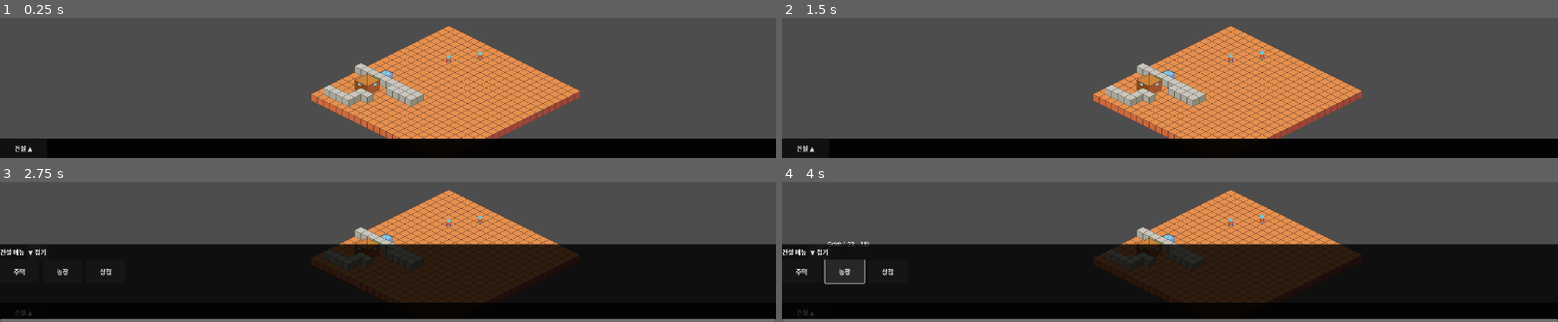
Above: before the commit, frames 1-4 (two rows, left to right).
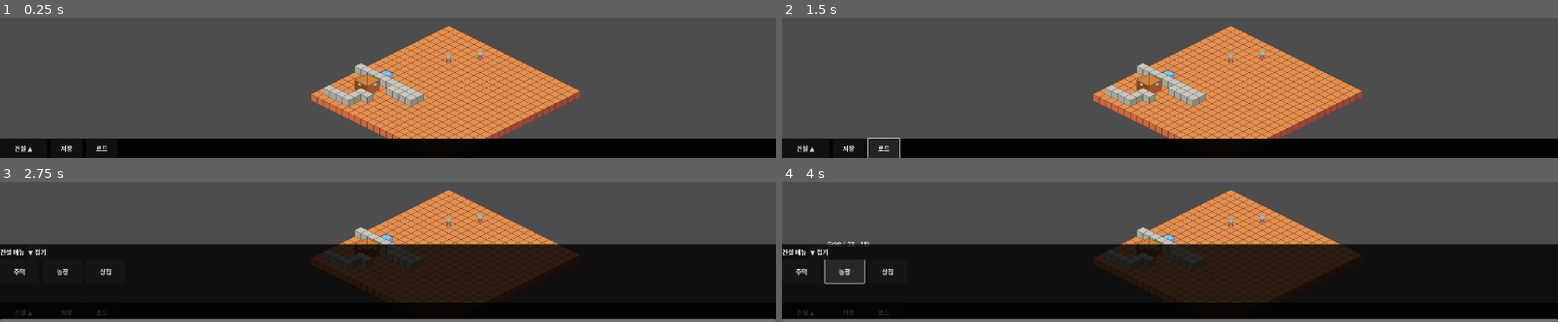
Above: after the commit, the same moments.

Repository: udonguk/godot_isometric_strategy_framework
Game: Godot game, scene res://scenes/main.tscn
Two runs of this game, one before a commit and one after it. Both use one fixed random seed, a clock stepped at 60 frames per second and the inputs below.
Inputs (mouse positions are in pixels of both pictures, inside the frame that each line leads up to):
- Up to frame 1 (0.25 s): no input
- Up to frame 2 (1.5 s): click (851, 148) at 0.5 s, where only the run after the commit has a clickable "저장"; click (882, 148) at 1.25 s, where only the run after the commit has a clickable "로드"
- Up to frame 3 (2.75 s): click "건설 ▲" at 2 s
- Up to frame 4 (4 s): click "주택" at 2.75 s; click "농장" at 3.5 s

The runs differ from the first frame. In frame 1, less than 0.1% of the frame differs, in the area x 7-14%, y 91-96%; in frame 2, 0.7%, in the area x 7-63%, y 23-100%; in frame 3, less than 0.1%; in frame 4, less than 0.1%.

Commit message:
feat: 저장/로드 시스템 구현 (Sprint 06)
- SaveManager Autoload 싱글톤 추가 (JSON 기반 직렬화)
- BuildingManager.serialize/deserialize() 구현
- UnitEntity "units" 그룹 등록 및 유닛 직렬화
- 카메라 상태 저장/복원
- ConstructionMenu에 저장/로드 UI 버튼 추가
- Navigation baking 중복 호출 방지 (bake_finished 시그널)
- 슬롯 시스템 및 자동 저장 타이머 지원

Co-Authored-By: Claude Opus 4.5 <noreply@anthropic.com>

Diff:
--- a/project.godot
+++ b/project.godot
@@ -23,6 +23,7 @@
 InputManager="*res://scripts/managers/input_manager.gd"
 BuildingDatabase="*res://scripts/config/building_database.gd"
 BuildingManager="*res://scripts/managers/building_manager.gd"
+SaveManager="*res://scripts/managers/save_manager.gd"
 
 [display]
 
@@ -31,10 +32,6 @@
 window/size/window_width_override=1920
 window/size/window_height_override=1080
 window/stretch/mode="viewport"
-
-[editor_plugins]
-
-enabled=PackedStringArray("res://addons/gut/plugin.cfg")
 
 [layer_names]
 
--- a/scenes/ui/construction_menu.tscn
+++ b/scenes/ui/construction_menu.tscn
@@ -27,6 +27,20 @@
 offset_right = 120.0
 offset_bottom = 50.0
 text = "건설 ▲"
+
+[node name="SaveButton" type="Button" parent="CollapsedBar"]
+layout_mode = 0
+offset_left = 130.0
+offset_right = 210.0
+offset_bottom = 50.0
+text = "저장"
+
+[node name="LoadButton" type="Button" parent="CollapsedBar"]
+layout_mode = 0
+offset_left = 220.0
+offset_right = 300.0
+offset_bottom = 50.0
+text = "로드"
 
 [node name="ExpandedPanel" type="Panel" parent="."]
 visible = false
--- a/scripts/config/building_database.gd
+++ b/scripts/config/building_database.gd
@@ -16,6 +16,14 @@
 			return building
 	return null
 
+
+# 이름으로 건물 찾기 (저장/로드용)
+func get_building(name: String) -> BuildingData:
+	for building in BUILDINGS:
+		if building.entity_name == name:
+			return building
+	return null
+
 # 카테고리별 건물 목록
 func get_buildings_by_category(category: BuildingData.BuildingCategory) -> Array[BuildingData]:
 	var result: Array[BuildingData] = []
--- a/scripts/entity/unit_entity.gd
+++ b/scripts/entity/unit_entity.gd
@@ -64,6 +64,9 @@
 # ============================================================
 
 func _ready():
+	# 그룹 등록 (SaveManager에서 유닛 조회용)
+	add_to_group("units")
+
 	# NavigationAgent2D 설정
 	nav_agent.path_desired_distance = 4.0
 	nav_agent.target_desired_distance = 4.0
--- a/scripts/managers/building_manager.gd
+++ b/scripts/managers/building_manager.gd
@@ -54,6 +54,10 @@
 
 ## NavigationRegion2D 참조 (건물 배치 시 자동 bake용)
 var navigation_region: NavigationRegion2D = null
+
+## Navigation baking 상태 플래그 (중복 호출 방지)
+var _is_navigation_baking: bool = false
+var _navigation_bake_pending: bool = false
 
 
 # ============================================================
@@ -179,8 +183,9 @@
 ## 특정 그리드 위치에 건물 생성
 ## grid_pos: 그리드 좌표
 ## building_data: (선택) BuildingData Resource - 제공 시 initialize() 호출
+## skip_navigation_bake: (선택) true면 Navigation bake 건너뜀 (대량 생성 시 사용)
 ## 반환값: 생성된 BuildingEntity 인스턴스 (실패 시 null)
-func create_building(grid_pos: Vector2i, building_data: BuildingData = null) -> Node2D:
+func create_building(grid_pos: Vector2i, building_data: BuildingData = null, skip_navigation_bake: bool = false) -> Node2D:
 	# 1. 부모 노드가 설정되지 않았으면 에러
 	assert(buildings_parent != null, "[BuildingManager] initialize()를 먼저 호출하세요")
 
@@ -232,7 +237,8 @@
 		print("[BuildingManager] 건물 생성: Grid ", grid_pos, " → World ", world_pos)
 
 	# 9. ⭐ Navigation 자동 bake (건물이 장애물로 등록됨)
-	_bake_navigation_async()
+	if not skip_navigation_bake:
+		_bake_navigation_async()
 
 	return building
 
@@ -431,16 +437,121 @@
 ##
 ## NavigationRegion2D가 Static Colliders 방식으로 장애물을 감지하므로
 ## 건물의 StaticBody2D가 씬 트리에 추가된 후 bake해야 함
+##
+## 중복 호출 방지: baking 중이면 pending 플래그만 설정하고 건너뜀
 func _bake_navigation_async() -> void:
 	if not navigation_region:
 		return  # NavigationRegion2D가 없으면 skip
 
+	# 이미 baking 중이면 pending 플래그 설정하고 건너뜀
+	if _is_navigation_baking:
+		_navigation_bake_pending = true
+		return
+
+	_is_navigation_baking = true
+
+	# bake_finished 시그널 연결 (일회성)
+	if not navigation_region.bake_finished.is_connected(_on_navigation_bake_finished):
+		navigation_region.bake_finished.connect(_on_navigation_bake_finished)
+
 	# StaticBody2D가 물리 서버에 등록될 때까지 1 프레임 대기
 	await get_tree().physics_frame
 
-	# Navigation Mesh 갱신
+	# Navigation Mesh 갱신 (비동기 - bake_finished 시그널로 완료 감지)
 	navigation_region.bake_navigation_polygon()
-	print("[BuildingManager] Navigation 자동 bake 완료")
+	print("[BuildingManager] Navigation bake 시작...")
+
+
+## Navigation bake 완료 콜백
+func _on_navigation_bake_finished() -> void:
+	print("[BuildingManager] Navigation bake 완료")
+	_is_navigation_baking = false
+
+	# pending 요청이 있으면 다시 bake
+	if _navigation_bake_pending:
+		_navigation_bake_pending = false
+		_bake_navigation_async()
+
+
+# ============================================================
+# 직렬화 (Serialization) - 저장/로드용
+# ============================================================
+
+## 건물 데이터를 직렬화 (저장용)
+##
+## @return: {"buildings": [{type, grid_pos}, ...]} 형태의 Dictionary
+func serialize() -> Dictionary:
+	var buildings_data: Array = []
+
+	# grid_buildings에서 고유한 건물만 추출 (여러 타일을 차지하는 건물 중복 방지)
+	var processed_buildings: Array = []
+
+	for grid_pos in grid_buildings.keys():
+		var building = grid_buildings[grid_pos]
+
+		# null 체크 (기존 타일 동기화된 것은 skip)
+		if building == null:
+			continue
+
+		# 이미 처리된 건물이면 skip
+		if building in processed_buildings:
+			continue
+
+		processed_buildings.append(building)
+
+		# 건물 데이터 추출
+		if building.data:
+			buildings_data.append({
+				"type": building.data.entity_name,
+				"grid_pos": {"x": building.grid_position.x, "y": building.grid_position.y}
+			})
+
+	return {"buildings": buildings_data}
+
+
+## 직렬화된 데이터로 건물 복원 (로드용)
+##
+## @param data: serialize()가 반환한 형태의 Dictionary
+func deserialize(data: Dictionary) -> void:
+	# 기존 동적 생성된 건물만 제거 (grid_buildings에서 null이 아닌 것들)
+	var buildings_to_remove: Array = []
+	for grid_pos in grid_buildings.keys():
+		var building = grid_buildings[grid_pos]
+		if building != null and building not in buildings_to_remove:
+			buildings_to_remove.append(building)
+
+	for building in buildings_to_remove:
+		building.queue_free()
+
+	# 동적 생성된 건물 키만 제거 (기존 타일 동기화된 것은 유지)
+	var keys_to_remove: Array = []
+	for grid_pos in grid_buildings.keys():
+		if grid_buildings[grid_pos] != null:
+			keys_to_remove.append(grid_pos)
+
+	for key in keys_to_remove:
+		grid_buildings.erase(key)
+
+	# 새 건물 복원
+	var buildings_data = data.get("buildings", [])
+
+	for building_info in buildings_data:
+		var type_name: String = building_info.get("type", "")
+		var pos_data = building_info.get("grid_pos", {})
+		var grid_pos = Vector2i(pos_data.get("x", 0), pos_data.get("y", 0))
+
+		# BuildingDatabase에서 BuildingData 조회
+		var building_data = BuildingDatabase.get_building(type_name)
+		if building_data:
+			# Navigation bake 건너뜀 (마지막에 한 번만 실행)
+			create_building(grid_pos, building_data, true)
+		else:
+			push_warning("[BuildingManager] 알 수 없는 건물 타입: ", type_name)
+
+	# 모든 건물 복원 후 Navigation 한 번만 bake
+	_bake_navigation_async()
+
+	print("[BuildingManager] 건물 복원 완료: %d개" % buildings_data.size())
 
 
 # ============================================================
--- /dev/null
+++ b/scripts/managers/save_manager.gd
@@ -0,0 +1,547 @@
+extends Node
+class_name SaveManagerClass
+
+## 저장 시스템 매니저
+##
+## FileAccess + JSON 기반으로 게임 상태를 저장/로드합니다.
+##
+## SOLID 원칙:
+## - Single Responsibility: 저장/로드 작업만 담당
+## - 각 매니저의 serialize/deserialize는 해당 매니저가 담당
+
+# ============================================================
+# 상수
+# ============================================================
+
+## 저장 파일 디렉토리 경로
+const SAVE_DIR: String = "user://saves/"
+
+## 저장 파일 확장자
+const SAVE_EXTENSION: String = ".save"
+
+## 저장 파일 버전 (호환성 체크용)
+const VERSION: String = "1.0.0"
+
+## 최대 저장 슬롯 수
+const MAX_SLOTS: int = 3
+
+## 자동 저장 간격 (초)
+const AUTOSAVE_INTERVAL: float = 600.0  # 10분
+
+
+# ============================================================
+# 시그널
+# ============================================================
+
+## 게임 저장 완료 시 발생
+signal game_saved(slot: int)
+
+## 게임 로드 완료 시 발생
+signal game_loaded(slot: int)
+
+## 저장 실패 시 발생
+signal save_failed(reason: String)
+
+## 로드 실패 시 발생
+signal load_failed(reason: String)
+
+## 저장 파일 삭제 시 발생
+signal save_deleted(slot: int)
+
+
+# ============================================================
+# 빠른 저장/자동 저장 상태 (Task 4)
+# ============================================================
+
+## 빠른 저장 슬롯 (기본값: 1)
+var quick_save_slot: int = 1
+
+## 자동 저장 타이머
+var autosave_timer: Timer = null
+
+## 자동 저장 활성화 여부
+var autosave_enabled: bool = true
+
+
+# ============================================================
+# 생명주기
+# ============================================================
+
+func _ready() -> void:
+	_ensure_save_directory()
+	_setup_autosave_timer()
+	print("[SaveManager] 초기화 완료")
+	print("[SaveManager] 저장 경로: ", SAVE_DIR)
+
+
+# ============================================================
+# 저장 디렉토리 관리 (Task 1.2)
+# ============================================================
+
+## 저장 디렉토리가 존재하는지 확인하고, 없으면 생성
+func _ensure_save_directory() -> void:
+	if not DirAccess.dir_exists_absolute(SAVE_DIR):
+		var error = DirAccess.make_dir_recursive_absolute(SAVE_DIR)
+		if error == OK:
+			print("[SaveManager] 저장 디렉토리 생성: ", SAVE_DIR)
+		else:
+			push_error("[SaveManager] 저장 디렉토리 생성 실패: ", error)
+
+
+## 슬롯별 저장 파일 경로 반환
+## @param slot: 슬롯 번호 (1 ~ MAX_SLOTS)
+## @return: 저장 파일 전체 경로
+func get_save_path(slot: int) -> String:
+	return SAVE_DIR + "slot_%d%s" % [slot, SAVE_EXTENSION]
+
+
+## 자동 저장 파일 경로 반환
+func get_autosave_path() -> String:
+	return SAVE_DIR + "autosave" + SAVE_EXTENSION
+
+
+## 슬롯에 저장 파일이 있는지 확인
+func has_save(slot: int) -> bool:
+	return FileAccess.file_exists(get_save_path(slot))
+
+
+## 자동 저장 파일이 있는지 확인
+func has_autosave() -> bool:
+	return FileAccess.file_exists(get_autosave_path())
+
+
+# ============================================================
+# JSON 저장/로드 (Task 1.3)
+# ============================================================
+
+## JSON 데이터를 파일로 저장 (내부 헬퍼)
+## @param path: 저장 파일 경로
+## @param data: 저장할 Dictionary 데이터
+## @return: 저장 성공 여부
+func _save_json(path: String, data: Dictionary) -> bool:
+	print("[SaveManager] _save_json() 호출 - 경로: %s" % path)
+
+	var json_string = JSON.stringify(data, "\t")  # 들여쓰기로 가독성 향상
+	print("[SaveManager] JSON 문자열 길이: %d bytes" % json_string.length())
+
+	var file = FileAccess.open(path, FileAccess.WRITE)
+	if file == null:
+		var error = FileAccess.get_open_error()
+		push_error("[SaveManager] 파일 열기 실패: %s (에러코드: %d)" % [path, error])
+		return false
+
+	file.store_string(json_string)
+	file.close()
+	print("[SaveManager] 파일 저장 완료")
+	return true
+
+
+## 파일에서 JSON 데이터 로드 (내부 헬퍼)
+## @param path: 로드할 파일 경로
+## @return: 로드된 Dictionary (실패 시 빈 Dictionary)
+func _load_json(path: String) -> Dictionary:
+	if not FileAccess.file_exists(path):
+		push_warning("[SaveManager] 파일이 존재하지 않음: ", path)
+		return {}
+
+	var file = FileAccess.open(path, FileAccess.READ)
+	if file == null:
+		var error = FileAccess.get_open_error()
+		push_error("[SaveManager] 파일 열기 실패: %s (에러: %s)" % [path, error])
+		return {}
+
+	var json_string = file.get_as_text()
+	file.close()
+
+	var result = JSON.parse_string(json_string)
+	if result == null:
+		push_error("[SaveManager] JSON 파싱 실패: ", path)
+		return {}
+
+	return result
+
+
+# ============================================================
+# 의존성 (Task 2.4)
+# ============================================================
+
+## 유닛 부모 노드 (로드 시 유닛 생성 위치)
+var units_parent: Node2D = null
+
+## UnitEntity 씬 참조 (preload)
+const UnitEntityScene = preload("res://scenes/entitys/unit_entity.tscn")
+
+
+## SaveManager 초기화 (main.gd에서 호출)
+## @param unit_parent: 유닛을 생성할 부모 노드
+func initialize(unit_parent: Node2D) -> void:
+	units_parent = unit_parent
+	print("[SaveManager] 유닛 부모 노드 설정: ", unit_parent.name if unit_parent else "null")
+
+
+# ============================================================
+# 유닛 직렬화 (Task 2.2)
+# ============================================================
+
+## 유닛 데이터 직렬화
+## @return: [{grid_pos, direction, state}, ...] 형태의 Array
+func _serialize_units() -> Array:
+	var units_data: Array = []
+
+	var units = get_tree().get_nodes_in_group("units")
+	for unit in units:
+		if unit is UnitEntity:
+			units_data.append({
+				"grid_pos": {"x": unit.grid_position.x, "y": unit.grid_position.y},
+				"direction": unit.current_direction,
+				"state": unit.current_state
+			})
+
+	return units_data
+
+
+## 유닛 데이터 복원 (동기 방식)
+## @param units_data: _serialize_units()가 반환한 형태의 Array
+## @param parent_node: 유닛을 추가할 부모 노드
+func _deserialize_units(units_data: Array, parent_node: Node2D) -> void:
+	# 선택 해제 (삭제될 유닛 참조 방지)
+	SelectionManager.deselect_all()
+
+	# 기존 유닛 모두 제거
+	var existing_units = get_tree().get_nodes_in_group("units")
+	for unit in existing_units:
+		unit.queue_free()
+
+	# 새 유닛 생성 (queue_free와 충돌 없음 - 다른 인스턴스)
+	for unit_info in units_data:
+		var pos_data = unit_info.get("grid_pos", {})
+		var grid_pos = Vector2i(pos_data.get("x", 0), pos_data.get("y", 0))
+		var direction = unit_info.get("direction", 0)
+
+		# 유닛 생성
+		var unit = UnitEntityScene.instantiate()
+		unit.grid_position = grid_pos
+		unit.position = GridSystem.grid_to_world(grid_pos)
+		unit.current_direction = direction
+
+		parent_node.add_child(unit)
+
+		# 유닛 그룹 등록 (UnitEntity._ready에서 처리되지만 명시적으로)
+		if not unit.is_in_group("units"):
+			unit.add_to_group("units")
+
+	print("[SaveManager] 유닛 복원 완료: %d개" % units_data.size())
+
+
+# ============================================================
+# 카메라 직렬화 (Task 2.3)
+# ============================================================
+
+## 카메라 데이터 직렬화
+## @return: {position, zoom} 형태의 Dictionary
+func _serialize_camera() -> Dictionary:
+	var camera = get_viewport().get_camera_2d()
+	if camera:
+		return {
+			"position": {"x": camera.global_position.x, "y": camera.global_position.y},
+			"zoom": {"x": camera.zoom.x, "y": camera.zoom.y}
+		}
+	return {}
+
+
+## 카메라 데이터 복원
+## @param camera_data: _serialize_camera()가 반환한 형태의 Dictionary
+func _deserialize_camera(camera_data: Dictionary) -> void:
+	var camera = get_viewport().get_camera_2d()
+	if camera and not camera_data.is_empty():
+		var pos_data = camera_data.get("position", {})
+		camera.global_position = Vector2(pos_data.get("x", 0), pos_data.get("y", 0))
+
+		var zoom_data = camera_data.get("zoom", {"x": 1, "y": 1})
+		camera.zoom = Vector2(zoom_data.get("x", 1), zoom_data.get("y", 1))
+
+		print("[SaveManager] 카메라 복원 완료")
+
+
+# ============================================================
+# 통합 저장/로드 (Task 2.4)
+# ============================================================
+
+## 게임 저장
+## @param slot: 저장 슬롯 번호 (1 ~ MAX_SLOTS)
+## @return: 저장 성공 여부
+func save_game(slot: int) -> bool:
+	print("[SaveManager] === save_game() 시작 (슬롯: %d) ===" % slot)
+
+	_ensure_save_directory()
+
+	# 전체 게임 상태 수집
+	var buildings_data = BuildingManager.serialize().get("buildings", [])
+	var units_data = _serialize_units()
+	var camera_data = _serialize_camera()
+
+	print("[SaveManager] 수집된 데이터:")
+	print("[SaveManager]   - 건물: %d개" % buildings_data.size())
+	print("[SaveManager]   - 유닛: %d개" % units_data.size())
+	print("[SaveManager]   - 카메라: %s" % str(camera_data))
+
+	var save_data: Dictionary = {
+		"version": VERSION,
+		"timestamp": Time.get_unix_time_from_system(),
+		"game_state": {
+			"buildings": buildings_data,
+			"units": units_data,
+			"camera": camera_data
+		}
+	}
+
+	# JSON 저장
+	var path = get_save_path(slot)
+	print("[SaveManager] 저장 경로: %s" % path)
+
+	# 실제 파일 시스템 경로 출력
+	var global_path = ProjectSettings.globalize_path(path)
+	print("[SaveManager] 실제 파일 경로: %s" % global_path)
+
+	if _save_json(path, save_data):
+		game_saved.emit(slot)
+		print("[SaveManager] ✅ 게임 저장 성공!")
+		return true
+	else:
+		save_failed.emit("파일 저장 실패")
+		print("[SaveManager] ❌ 게임 저장 실패!")
+		return false
+
+
+## 게임 로드
+## @param slot: 로드할 슬롯 번호 (1 ~ MAX_SLOTS)
+## @return: 로드 성공 여부
+func load_game(slot: int) -> bool:
+	var path = get_save_path(slot)
+	var save_data = _load_json(path)
+
+	if save_data.is_empty():
+		load_failed.emit("저장 파일이 없거나 손상됨")
+		return false
+
+	# 버전 호환성 체크
+	var saved_version = save_data.get("version", "0.0.0")
+	if saved_version != VERSION:
+		push_warning("[SaveManager] 버전 불일치: saved=%s, current=%s" % [saved_version, VERSION])
+
+	# 게임 상태 복원
+	var game_state = save_data.get("game_state", {})
+
+	# 건물 복원
+	BuildingManager.deserialize({"buildings": game_state.get("buildings", [])})
+
+	# 유닛 복원
+	if units_parent:
+		_deserialize_units(game_state.get("units", []), units_parent)
+	else:
+		push_warning("[SaveManager] 유닛 부모 노드가 설정되지 않음. initialize()를 호출하세요.")
+
+	# 카메라 복원
+	_deserialize_camera(game_state.get("camera", {}))
+
+	game_loaded.emit(slot)
+	print("[SaveManager] 게임 로드 완료: ", path)
+	return true
+
+
+# ============================================================
+# 슬롯 정보 조회 (Task 3.1)
+# ============================================================
+
+## 슬롯의 저장 정보 조회 (메타데이터만)
+## @param slot: 슬롯 번호 (1 ~ MAX_SLOTS)
+## @return: {exists, version, timestamp, building_count, unit_count} 형태의 Dictionary
+func get_save_info(slot: int) -> Dictionary:
+	var path = get_save_path(slot)
+
+	if not FileAccess.file_exists(path):
+		return {"exists": false}
+
+	var save_data = _load_json(path)
+	if save_data.is_empty():
+		return {"exists": false, "corrupted": true}
+
+	var game_state = save_data.get("game_state", {})
+
+	return {
+		"exists": true,
+		"version": save_data.get("version", "unknown"),
+		"timestamp": save_data.get("timestamp", 0),
+		"building_count": game_state.get("buildings", []).size(),
+		"unit_count": game_state.get("units", []).size()
+	}
+
+
+## 모든 슬롯의 저장 정보 조회
+## @return: [{slot, info}, ...] 형태의 Array
+func get_all_saves_info() -> Array:
+	var infos: Array = []
+
+	# 일반 슬롯 정보 수집
+	for i in range(1, MAX_SLOTS + 1):
+		infos.append({"slot": i, "info": get_save_info(i)})
+
+	# 자동 저장 정보 추가 (slot = 0)
+	var autosave_path = get_autosave_path()
+	if FileAccess.file_exists(autosave_path):
+		var autosave_data = _load_json(autosave_path)
+		if not autosave_data.is_empty():
+			var game_state = autosave_data.get("game_state", {})
+			infos.append({
+				"slot": 0,  # 0 = autosave
+				"info": {
+					"exists": true,
+					"version": autosave_data.get("version", "unknown"),
+					"timestamp": autosave_data.get("timestamp", 0),
+					"building_count": game_state.get("buildings", []).size(),
+					"unit_count": game_state.get("units", []).size()
+				}
+			})
+	else:
+		infos.append({"slot": 0, "info": {"exists": false}})
+
+	return infos
+
+
+# ============================================================
+# 저장 파일 삭제 (Task 3.2)
+# ============================================================
+
+## 저장 파일 삭제
+## @param slot: 삭제할 슬롯 번호 (1 ~ MAX_SLOTS)
+## @return: 삭제 성공 여부
+func delete_save(slot: int) -> bool:
+	var path = get_save_path(slot)
+
+	if not FileAccess.file_exists(path):
+		push_warning("[SaveManager] 삭제할 파일이 없음: ", path)
+		return false
+
+	var error = DirAccess.remove_absolute(path)
+	if error == OK:
+		save_deleted.emit(slot)
+		print("[SaveManager] 저장 파일 삭제: ", path)
+		return true
+	else:
+		push_error("[SaveManager] 파일 삭제 실패: %s (에러: %s)" % [path, error])
+		return false
+
+
+## 자동 저장 파일 삭제
+## @return: 삭제 성공 여부
+func delete_autosave() -> bool:
+	var path = get_autosave_path()
+
+	if not FileAccess.file_exists(path):
+		push_warning("[SaveManager] 삭제할 자동 저장 파일이 없음")
+		return false
+
+	var error = DirAccess.remove_absolute(path)
+	if error == OK:
+		save_deleted.emit(0)  # 0 = autosave
+		print("[SaveManager] 자동 저장 파일 삭제: ", path)
+		return true
+	else:
+		push_error("[SaveManager] 자동 저장 파일 삭제 실패: ", error)
+		return false
+
+
+# ============================================================
+# 빠른 저장/로드 (Task 4.1)
+# ============================================================
+
+## 빠른 저장 (F5)
+func quick_save() -> void:
+	print("[SaveManager] 빠른 저장 시작... (슬롯 %d)" % quick_save_slot)
+	save_game(quick_save_slot)
+
+
+## 빠른 로드 (F8)
+func quick_load() -> void:
+	print("[SaveManager] 빠른 로드 시작... (슬롯 %d)" % quick_save_slot)
+	load_game(quick_save_slot)
+
+
+# ============================================================
+# 자동 저장 (Task 4.2)
+# ============================================================
+
+## 자동 저장 타이머 설정
+func _setup_autosave_timer() -> void:
+	autosave_timer = Timer.new()
+	autosave_timer.wait_time = AUTOSAVE_INTERVAL
+	autosave_timer.one_shot = false
+	autosave_timer.timeout.connect(_on_autosave_timer_timeout)
+	add_child(autosave_timer)
+
+	if autosave_enabled:
+		autosave_timer.start()
+		print("[SaveManager] 자동 저장 활성화 (간격: %.0f초)" % AUTOSAVE_INTERVAL)
+
+
+## 자동 저장 타이머 타임아웃 콜백
+func _on_autosave_timer_timeout() -> void:
+	if autosave_enabled:
+		autosave()
+
+
+## 자동 저장 실행
+## @return: 저장 성공 여부
+func autosave() -> bool:
+	_ensure_save_directory()
+
+	var save_data: Dictionary = {
+		"version": VERSION,
+		"timestamp": Time.get_unix_time_from_system(),
+		"game_state": {
+			"buildings": BuildingManager.serialize().get("buildings", []),
+			"units": _serialize_units(),
+			"camera": _serialize_camera()
+		}
+	}
+
+	var path = get_autosave_path()
+	if _save_json(path, save_data):
+		print("[SaveManager] 자동 저장 완료: ", path)
+		return true
+	return false
+
+
+## 자동 저장 파일 로드
+## @return: 로드 성공 여부
+func load_autosave() -> bool:
+	var path = get_autosave_path()
+	var save_data = _load_json(path)
+
+	if save_data.is_empty():
+		load_failed.emit("자동 저장 파일이 없거나 손상됨")
+		return false
+
+	# 게임 상태 복원
+	var game_state = save_data.get("game_state", {})
+
+	BuildingManager.deserialize({"buildings": game_state.get("buildings", [])})
+
+	if units_parent:
+		_deserialize_units(game_state.get("units", []), units_parent)
+
+	_deserialize_camera(game_state.get("camera", {}))
+
+	print("[SaveManager] 자동 저장 로드 완료")
+	return true
+
+
+## 자동 저장 활성화/비활성화
+## @param enabled: 활성화 여부
+func set_autosave_enabled(enabled: bool) -> void:
+	autosave_enabled = enabled
+	if enabled:
+		autosave_timer.start()
+	else:
+		autosave_timer.stop()
+	print("[SaveManager] 자동 저장: ", "활성화" if enabled else "비활성화")
--- a/scripts/maps/test_map.gd
+++ b/scripts/maps/test_map.gd
@@ -131,7 +131,10 @@
 	# 5단계: 기존 건물 동기화 (GridSystem을 통해 structures_layer 조회)
 	BuildingManager.sync_existing_structures()
 
-	# 6단계: 건설 미리보기 설정
+	# 6단계: SaveManager 초기화 (유닛 부모 노드 전달)
+	SaveManager.initialize(entities_container)
+
+	# 7단계: 건설 미리보기 설정
 	_setup_building_preview()
 
 
--- a/scripts/ui/construction_menu.gd
+++ b/scripts/ui/construction_menu.gd
@@ -21,6 +21,8 @@
 @onready var expanded_panel: Panel = $ExpandedPanel
 @onready var expand_button: Button = $CollapsedBar/ExpandButton
 @onready var collapse_button: Button = $ExpandedPanel/Header/CollapseButton
+@onready var save_button: Button = $CollapsedBar/SaveButton
+@onready var load_button: Button = $CollapsedBar/LoadButton
 
 @onready var house_button: Button = $ExpandedPanel/Content/ScrollContainer/BuildingList/HouseButton
 @onready var farm_button: Button = $ExpandedPanel/Content/ScrollContainer/BuildingList/FarmButton
@@ -55,6 +57,8 @@
 	# 시그널 연결
 	expand_button.pressed.connect(_on_expand_button_pressed)
 	collapse_button.pressed.connect(_on_collapse_button_pressed)
+	save_button.pressed.connect(_on_save_button_pressed)
+	load_button.pressed.connect(_on_load_button_pressed)
 
 	house_button.pressed.connect(_on_house_button_pressed)
 	farm_button.pressed.connect(_on_farm_button_pressed)
@@ -128,6 +132,20 @@
 	set_expansion_state(false)
 
 
+## 저장 버튼 클릭 시 호출
+func _on_save_button_pressed() -> void:
+	print("[ConstructionMenu] 저장 버튼 클릭")
+	SaveManager.quick_save()
+	get_viewport().set_input_as_handled()
+
+
+## 로드 버튼 클릭 시 호출
+func _on_load_button_pressed() -> void:
+	print("[ConstructionMenu] 로드 버튼 클릭")
+	SaveManager.quick_load()
+	get_viewport().set_input_as_handled()
+
+
 # ============================================================
 # 내부 헬퍼 메서드
 # ============================================================
Not shown, added: scripts/managers/save_manager.gd.uid
Not shown, changed: docs/project/sprints/sprint_06_save_load_system.md
